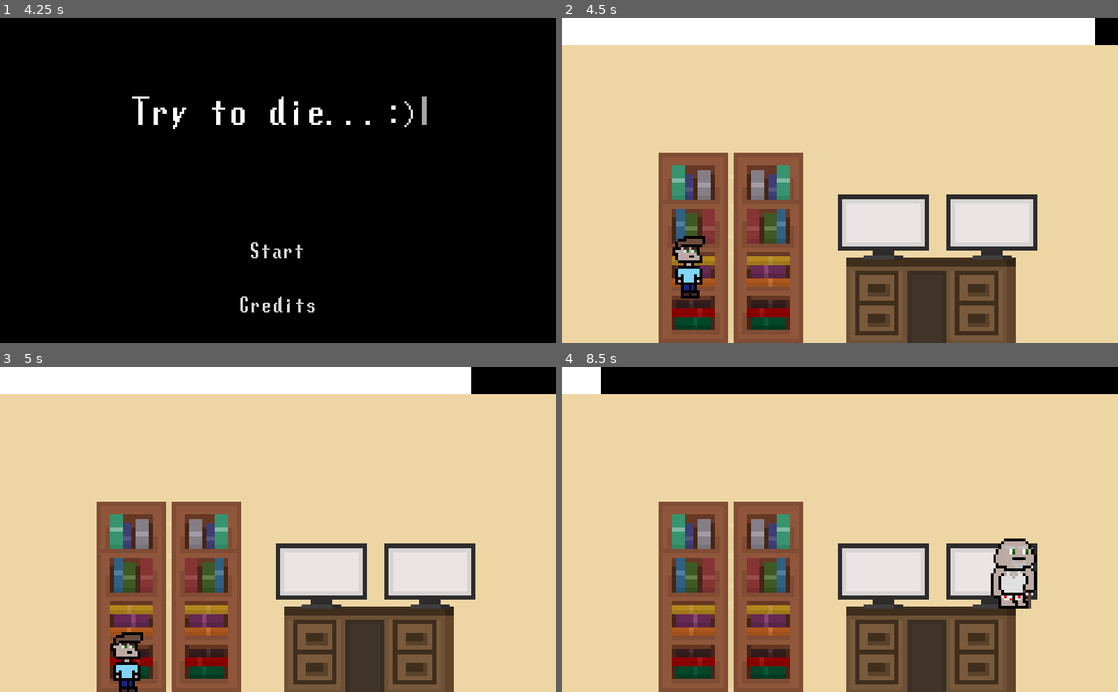
Above: before the commit, frames 1-4 (two rows, left to right).
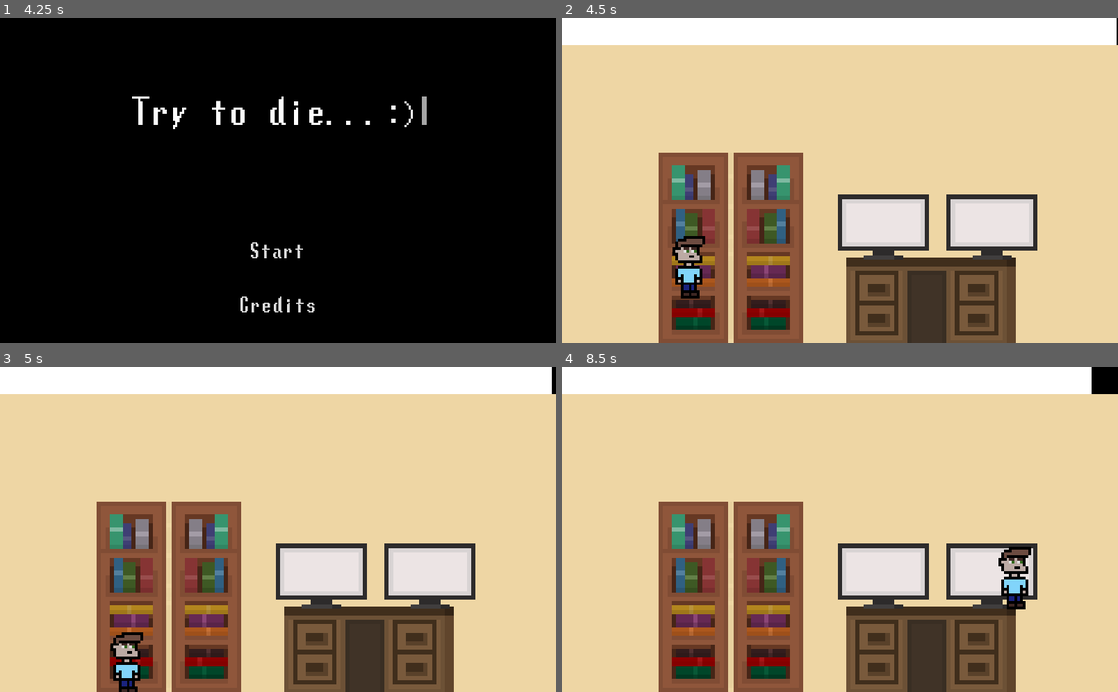
Above: after the commit, the same moments.

Repository: lajollagamesclub/week-115
Game: Godot game, scene res://TitleScreen.tscn
Same seed, same stepped clock (60 frames per second), same inputs: the game is played once before the commit and once after it. The engine's default icon, where the game draws it, is replaced by a stand-in: a white triangle on a blue panel in a dark square.
Inputs:
- Up to frame 1 (4.25 s): tap Enter at 0.5 s; hold D (g_right) 0.53-1.28 s; hold S (g_down) 1.28-2.03 s; hold D (g_right) 2.03-2.78 s; tap Space at 2.75 s; hold W (g_up) 2.78-3.53 s; hold A (g_left) from 3.53 s (still down)
- Up to frame 2 (4.5 s): release A (g_left) at 4.25 s; click "Start" at 4.25 s
- Up to frame 3 (5 s): no input
- Up to frame 4 (8.5 s): hold A (g_left) 5.03-5.78 s; hold S (g_down) 5.78-6.53 s; hold D (g_right) 6.53-7.28 s; hold W (g_up) 7.28-8.03 s; hold D (g_right) from 8.03 s (still down)

Frame 1 is identical in both runs. In frame 2, 0.3% of the frame differs, in the area x 95-100%, y 0-9%; in frame 3, 1.2%; in frame 4, 8.7%, in the area x 7-96%, y 0-75%.

Commit message:
Progress in real time

Diff:
--- a/src/AgeProgressBar.gd
+++ b/src/AgeProgressBar.gd
@@ -7,7 +7,7 @@
 	game_state.connect("time_left_changed", self, "_time_left_changed")
 
 func _process(delta):
-	game_state.time_left -= delta*20.0
+	game_state.time_left -= delta
 
 func _time_left_changed(new_time_left):
 	value = new_time_left
